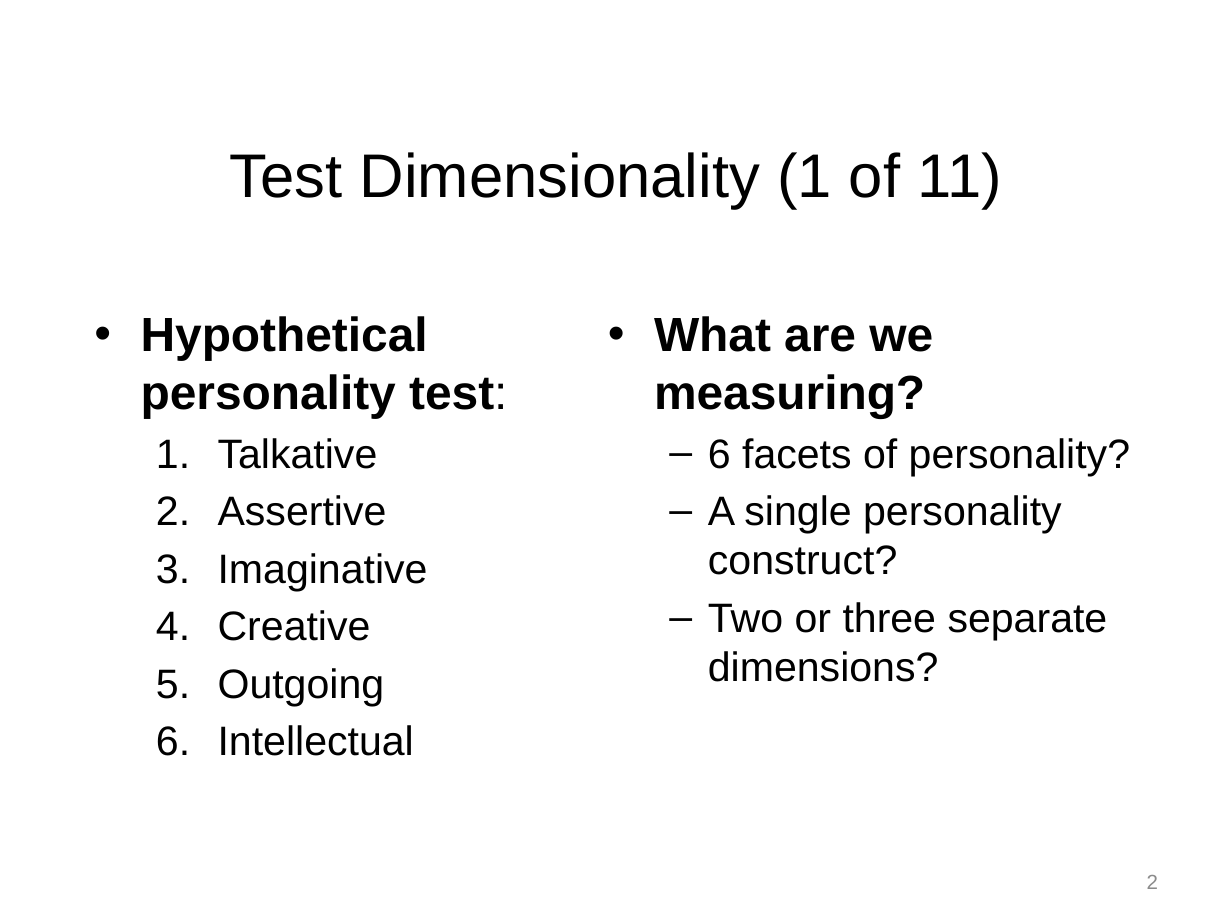
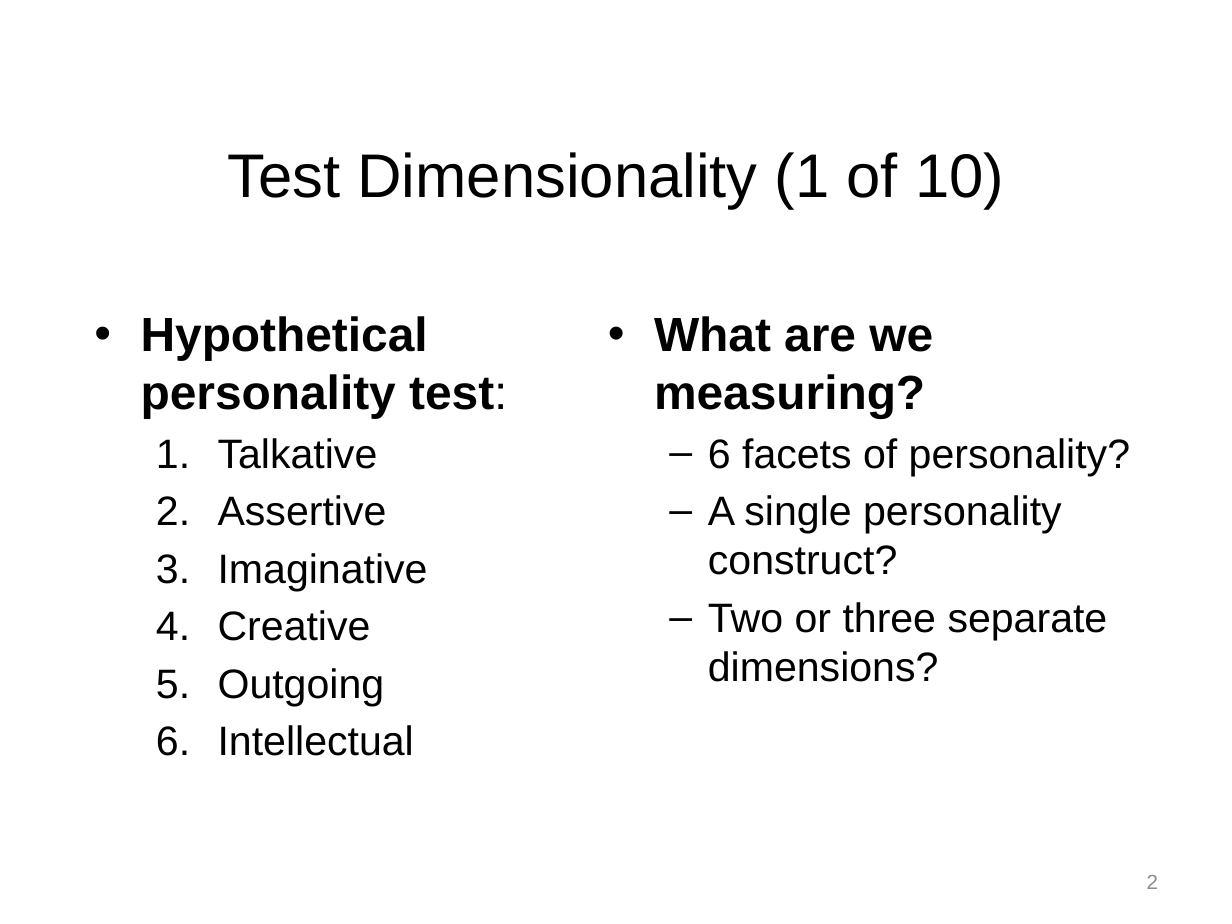
Before and after one commit to npm27/Teaching-Materials, a slide deck: slide 2 of Tests and Eval/Slides/4 Chapter 4 Part 1.pptx. Drawn at 1232x924 pixels with LibreOffice and Linux fonts; fonts in the diff are those of the drawing. Boxes give left, top, right and bottom in pixels: in the first picture for what was removed or moved away, otherwise in the second. Text is boxed around its words. In the diff, an @@ line names an element or a change of style, - is before the commit and + after.

```diff
--- a/Tests and Eval/Slides/4 Chapter 4 Part 1.pptx
+++ b/Tests and Eval/Slides/4 Chapter 4 Part 1.pptx
@@ title at (x1=227, y1=152, x2=1004, y2=209): text changed @@
-Test Dimensionality (1 of 11)
+Test Dimensionality (1 of 10)
```
Also in this commit, not shown: 10 other slides changed, 1 slide removed, 4 other files.
